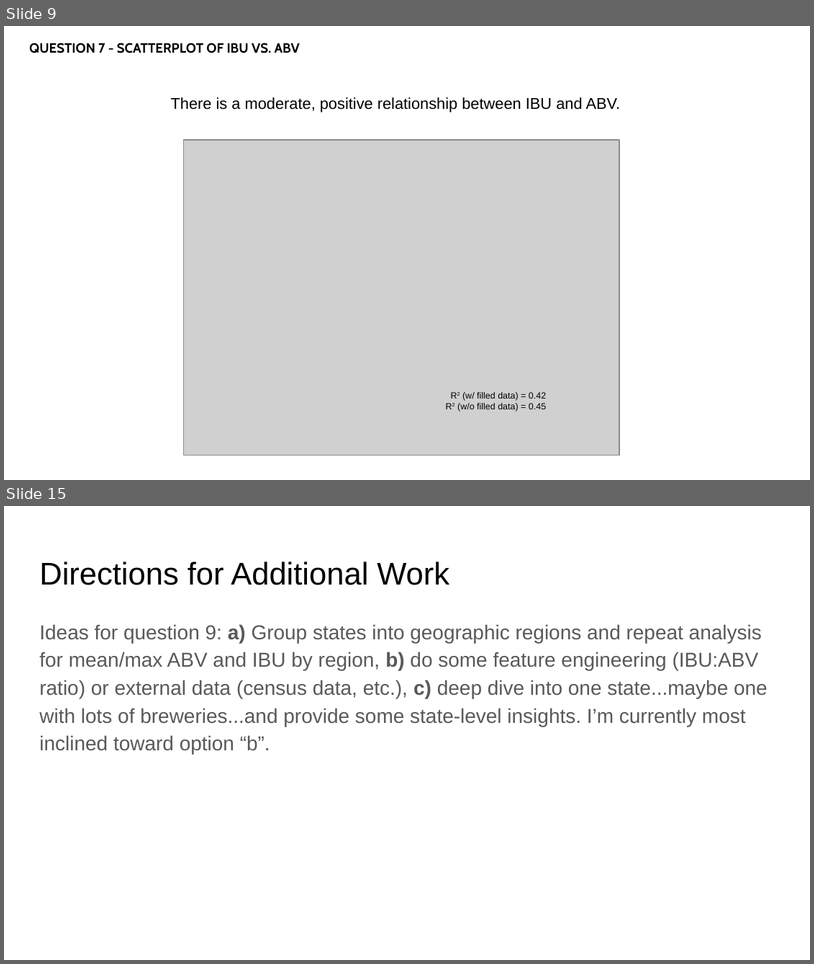
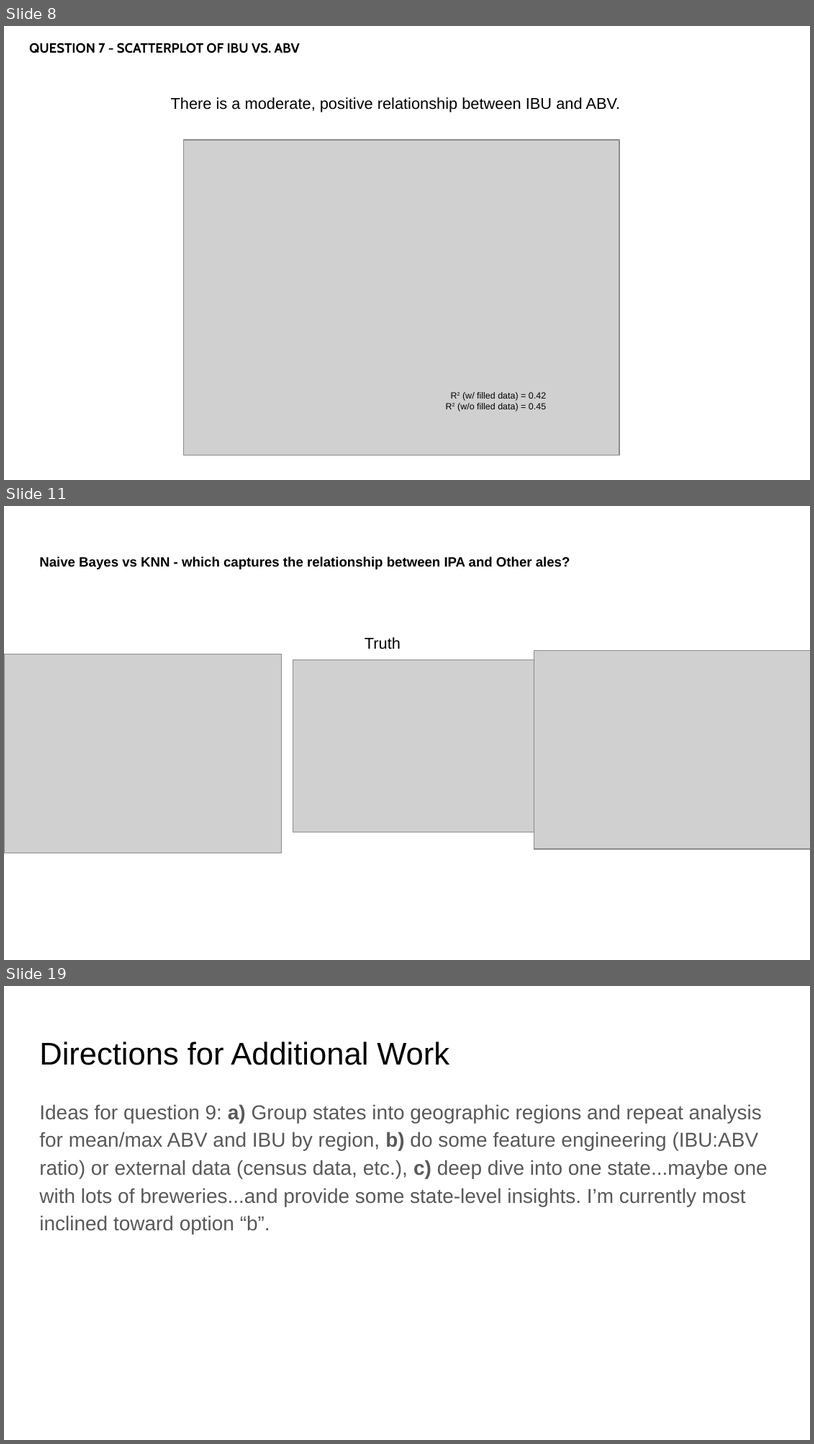
Before and after one commit to rmpalmer/MSDS6306_Fall2019_proj1, a slide deck: CaseStudy_EDA_Palmer_Garrity.pptx. Shown one above the other, each under a label of ours: slides 9 and 15 before the commit, slides 8, 11 and 19 after it; the slides between them are not shown. The pictures are 814x964 and 814x1444 pixels, drawn with LibreOffice and Linux fonts; fonts in the diff are those of the drawing; grey boxes stand for pictures. Boxes give left, top, right and bottom in pixels: in the first picture for what was removed or moved away, otherwise in the second. Text is boxed around its words. In the diff, an @@ line names an element or a change of style, - is before the commit and + after.

```diff
--- a/CaseStudy_EDA_Palmer_Garrity.pptx
+++ b/CaseStudy_EDA_Palmer_Garrity.pptx
@@ slide 11 added at [4,506,810,960], background #FFFFFF @@
@@ title added at [39,556,571,569], 12 pt, text #000000, bold @@
+Naive Bayes vs KNN - which captures the relationship between IPA and Other ales?
@@ picture added at [4,654,281,853] @@
@@ text added at [365,637,401,649], 14 pt, text #000000 @@
+Truth
@@ picture added at [535,650,810,849] @@
@@ picture added at [293,659,534,831] @@
@@ what was slide 9 is now slide 8 @@
@@ what was slide 15 is now slide 19 @@
```
Also in this commit, not shown: 3 slides changed, 8 other slides added, 5 slides removed.
